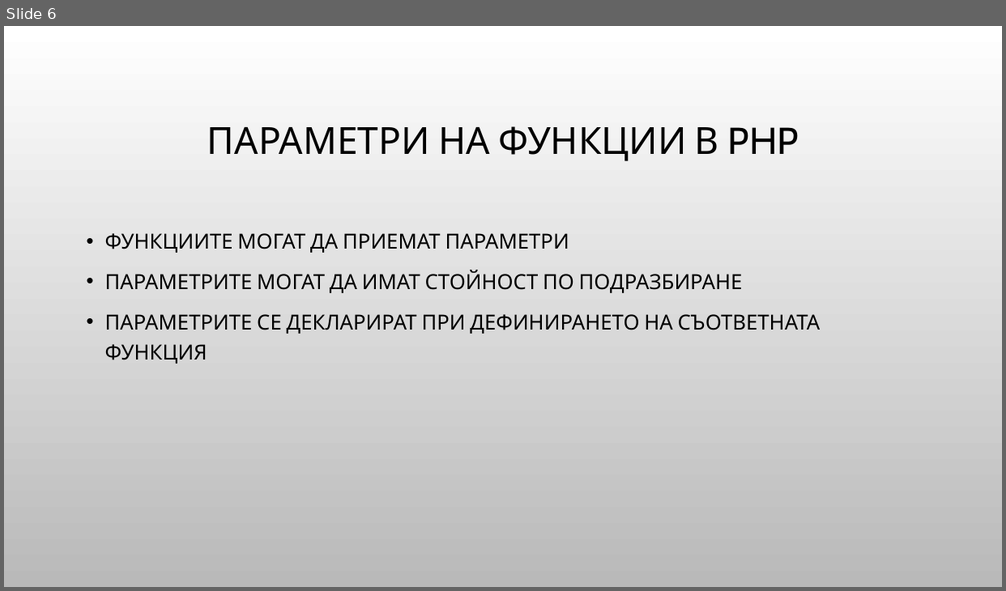
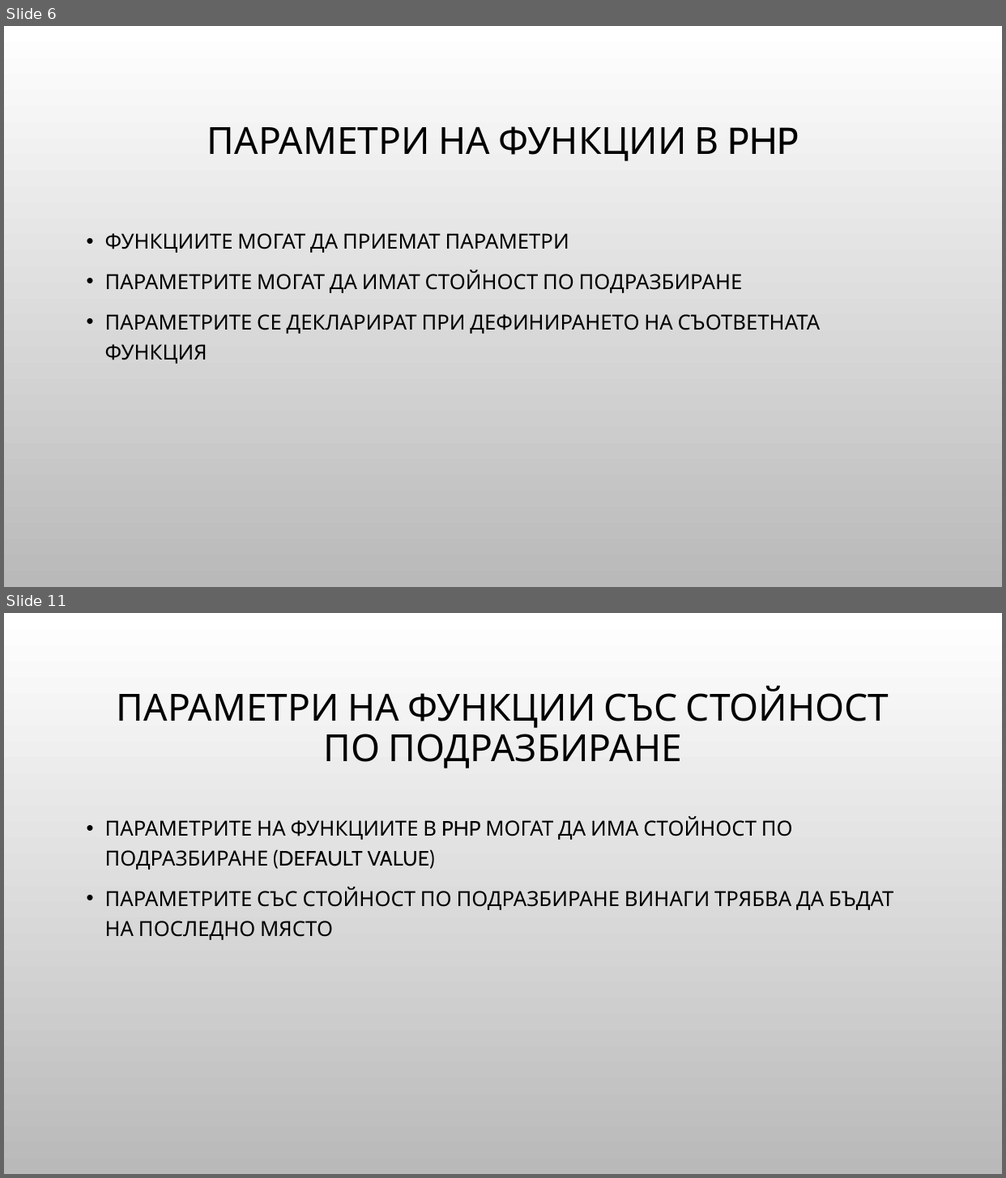
Before and after one commit to Bilyukov/php-mysql-course, a slide deck: 06.php-bacics-4.pptx. Shown one above the other, each under a label of ours: slide 6 before the commit, slides 6 and 11 after it; the slides between them are not shown. The pictures are 1006x591 and 1006x1178 pixels, drawn with LibreOffice and Linux fonts; fonts in the diff are those of the drawing; background and template pictures are left out. Boxes give left, top, right and bottom in pixels: in the first picture for what was removed or moved away, otherwise in the second. Text is boxed around its words. In the diff, an @@ line names an element or a change of style, - is before the commit and + after.

```diff
--- a/06.php-bacics-4.pptx
+++ b/06.php-bacics-4.pptx
@@ slide 11 added at [4, 613, 1002, 1174], background picture (left out) @@
@@ title added at [117, 686, 889, 769], 36 pt, text #000000 @@
+ПАРАМЕТРИ НА ФУНКЦИИ СЪС СТОЙНОСТ ПО ПОДРАЗБИРАНЕ
@@ text added at [105, 816, 893, 940], 20 pt, text #000000 @@
+• ПАРАМЕТРИТЕ НА ФУНКЦИИТЕ В PHP МОГАТ ДА ИМА СТОЙНОСТ ПО ПОДРАЗБИРАНЕ (DEFAULT VALUE)
+• ПАРАМЕТРИТЕ СЪС СТОЙНОСТ ПО ПОДРАЗБИРАНЕ ВИНАГИ ТРЯБВА ДА БЪДАТ НА ПОСЛЕДНО МЯСТО
```
Also in this commit, not shown: 15 other slides added, 5 other files.
